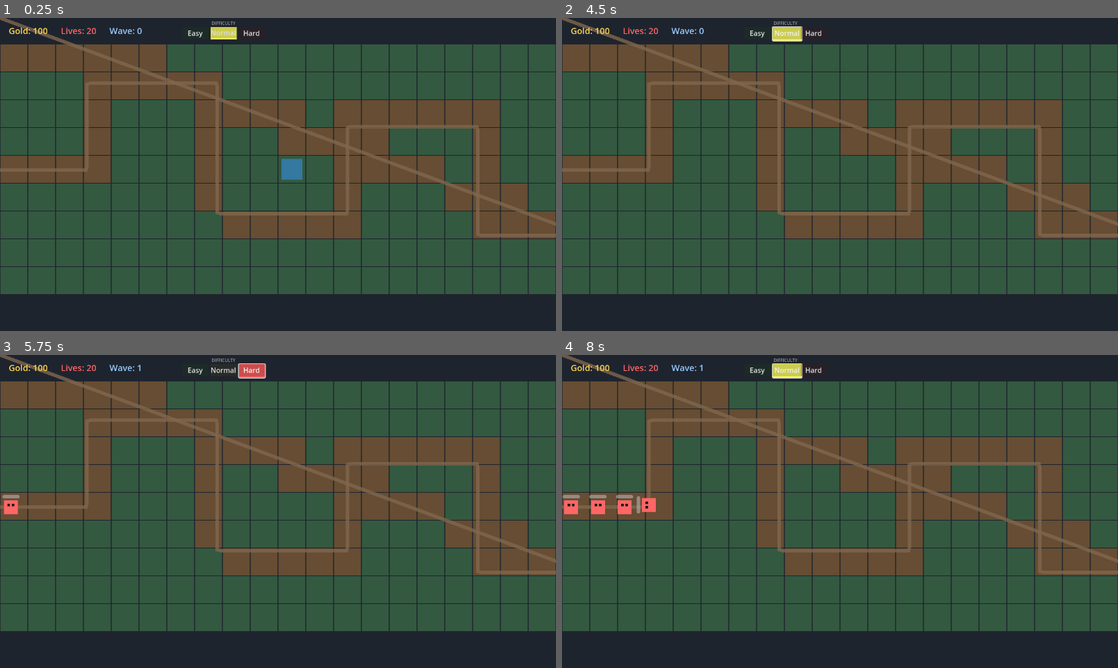
Above: before the commit, frames 1-4 (two rows, left to right).
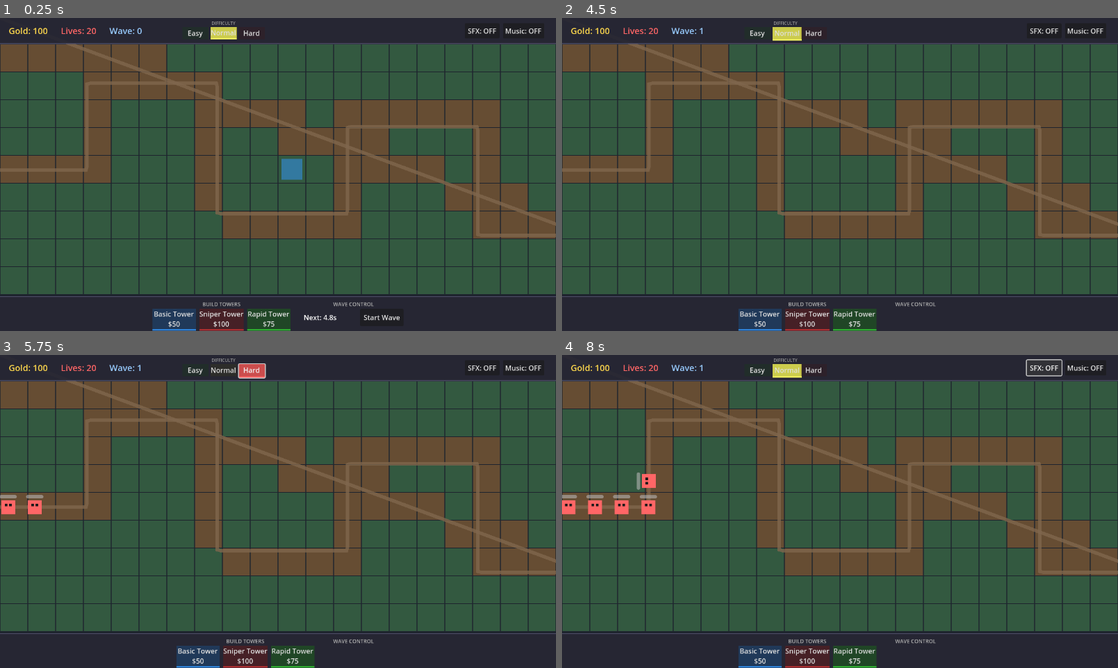
Above: after the commit, the same moments.

Repository: chjkh8113/tower-defense-godot
Game: Godot game, scene res://scenes/main.tscn
The game is run twice, just before and just after one commit, with the same random seed, the same clock (stepped at 60 frames per second) and the same inputs.
Inputs (mouse positions are in pixels of both pictures, inside the frame that each line leads up to):
- Up to frame 1 (0.25 s): no input
- Up to frame 2 (4.5 s): click "Easy" at 0.5 s; click "Easy" at 1.25 s; click "Normal" at 2 s; click "Normal" at 2.75 s; click "Normal" at 3.5 s; click (945, 318) at 4.25 s, where only the run after the commit has a clickable "Start Wave"
- Up to frame 3 (5.75 s): click "Hard" at 5 s
- Up to frame 4 (8 s): click "Normal" at 5.75 s; click (1045, 367) at 6.5 s, where only the run after the commit has a clickable "SFX: OFF"; click (1045, 367) at 7.25 s, where only the run after the commit has a clickable "SFX: ON"

The runs differ from the first frame. In frame 1, 2.8% of the frame differs, in the area x 0-100%, y 0-100%; in frame 2, 2.8%; in frame 3, 2.9%; in frame 4, 3.4%.

Commit message:
Refactor UI modules to RefCounted - add panels directly to CanvasLayer
- Change modules from Control to RefCounted class
- Add setup(parent) method that adds panels directly to CanvasLayer
- This bypasses the intermediate Control layer causing sizing issues

🤖 Generated with [Claude Code](https://claude.com/claude-code)

Co-Authored-By: Claude Opus 4.5 <noreply@anthropic.com>

Diff:
--- a/scripts/footer_ui.gd
+++ b/scripts/footer_ui.gd
@@ -1,4 +1,4 @@
-extends Control
+extends RefCounted
 class_name FooterUI
 ## Footer panel with tower buttons and wave controls
 
@@ -7,16 +7,15 @@
 
 var config = preload("res://scripts/game_config.gd")
 
+var parent_node: Node
 var footer_panel: Panel
 var tower_buttons: HBoxContainer
 var wave_timer_label: Label
 var next_wave_button: Button
 
-func _ready() -> void:
-	set_anchors_preset(Control.PRESET_FULL_RECT)
-	anchor_right = 1.0
-	anchor_bottom = 1.0
-	call_deferred("create_footer")
+func setup(parent: Node) -> void:
+	parent_node = parent
+	create_footer()
 
 func create_footer() -> void:
 	footer_panel = Panel.new()
@@ -27,7 +26,7 @@
 	footer_style.border_width_top = 2
 	footer_style.border_color = Color(0.3, 0.3, 0.4)
 	footer_panel.add_theme_stylebox_override("panel", footer_style)
-	add_child(footer_panel)
+	parent_node.add_child(footer_panel)
 
 	var footer_content = HBoxContainer.new()
 	footer_content.set_anchors_preset(Control.PRESET_FULL_RECT)
--- a/scripts/game_over_ui.gd
+++ b/scripts/game_over_ui.gd
@@ -1,20 +1,19 @@
-extends Control
+extends RefCounted
 class_name GameOverUI
 ## Game over panel with victory/defeat messages and buttons
 
 signal continue_pressed()
 signal restart_pressed()
 
+var parent_node: Node
 var game_over_panel: Panel
 var game_over_label: Label
 var continue_button: Button
 var restart_button: Button
 
-func _ready() -> void:
-	set_anchors_preset(Control.PRESET_FULL_RECT)
-	anchor_right = 1.0
-	anchor_bottom = 1.0
-	call_deferred("create_panel")
+func setup(parent: Node) -> void:
+	parent_node = parent
+	create_panel()
 
 func create_panel() -> void:
 	game_over_panel = Panel.new()
@@ -37,7 +36,7 @@
 	panel_style.corner_radius_bottom_left = 10
 	panel_style.corner_radius_bottom_right = 10
 	game_over_panel.add_theme_stylebox_override("panel", panel_style)
-	add_child(game_over_panel)
+	parent_node.add_child(game_over_panel)
 
 	var vbox = VBoxContainer.new()
 	vbox.set_anchors_preset(Control.PRESET_FULL_RECT)
@@ -68,16 +67,21 @@
 	vbox.add_child(restart_button)
 
 func show_game_over() -> void:
+	if not game_over_panel:
+		return
 	game_over_panel.visible = true
 	game_over_label.text = "GAME OVER\nThe enemies broke through!"
 	continue_button.visible = false
 	restart_button.visible = true
 
 func show_victory() -> void:
+	if not game_over_panel:
+		return
 	game_over_panel.visible = true
 	game_over_label.text = "VICTORY!\nAll 10 waves cleared!\n\nReady for Endless Mode?"
 	continue_button.visible = true
 	restart_button.visible = true
 
 func hide_panel() -> void:
-	game_over_panel.visible = false
+	if game_over_panel:
+		game_over_panel.visible = false
--- a/scripts/game_ui.gd
+++ b/scripts/game_ui.gd
@@ -22,13 +22,13 @@
 
 func create_ui_modules() -> void:
 	header_ui = HeaderUI.new()
-	add_child(header_ui)
+	header_ui.setup(self)
 
 	footer_ui = FooterUI.new()
-	add_child(footer_ui)
+	footer_ui.setup(self)
 
 	game_over_ui = GameOverUI.new()
-	add_child(game_over_ui)
+	game_over_ui.setup(self)
 
 func connect_signals() -> void:
 	# Header UI signals
--- a/scripts/header_ui.gd
+++ b/scripts/header_ui.gd
@@ -1,4 +1,4 @@
-extends Control
+extends RefCounted
 class_name HeaderUI
 ## Header panel with stats, difficulty selector, boss health bar, and audio controls
 
@@ -8,6 +8,7 @@
 
 var config = preload("res://scripts/game_config.gd")
 
+var parent_node: Node
 var header_panel: Panel
 var gold_label: Label
 var lives_label: Label
@@ -19,11 +20,9 @@
 var boss_label: Label
 var boss_health_bar: ProgressBar
 
-func _ready() -> void:
-	set_anchors_preset(Control.PRESET_FULL_RECT)
-	anchor_right = 1.0
-	anchor_bottom = 1.0
-	call_deferred("create_header")
+func setup(parent: Node) -> void:
+	parent_node = parent
+	create_header()
 
 func create_header() -> void:
 	header_panel = Panel.new()
@@ -34,7 +33,7 @@
 	header_style.border_width_bottom = 2
 	header_style.border_color = Color(0.3, 0.3, 0.4)
 	header_panel.add_theme_stylebox_override("panel", header_style)
-	add_child(header_panel)
+	parent_node.add_child(header_panel)
 
 	create_stats()
 	create_difficulty_selector()
